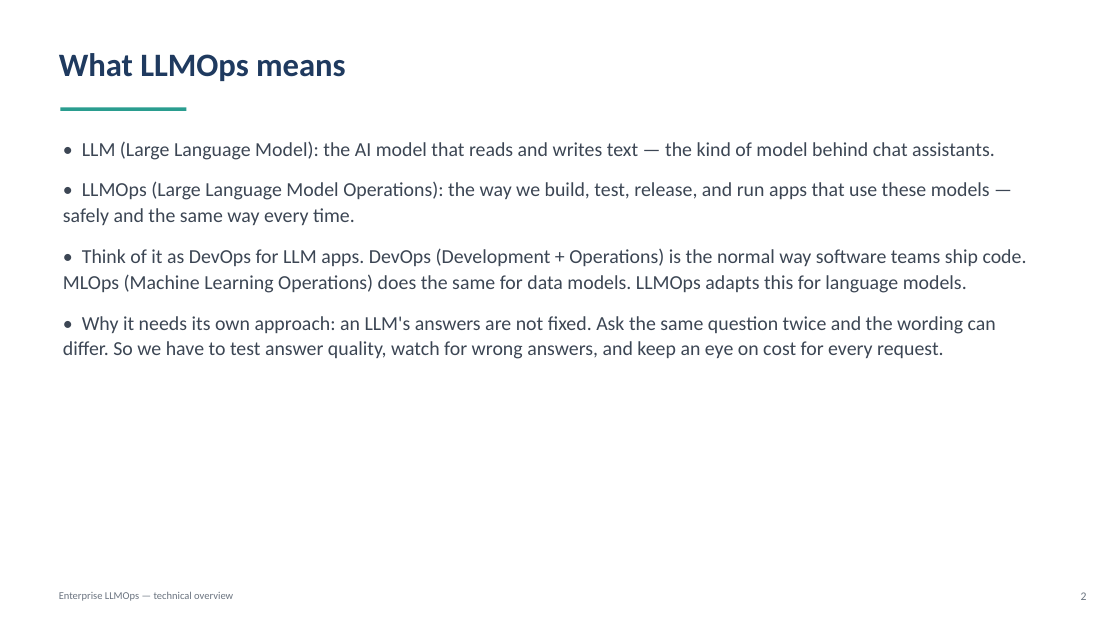
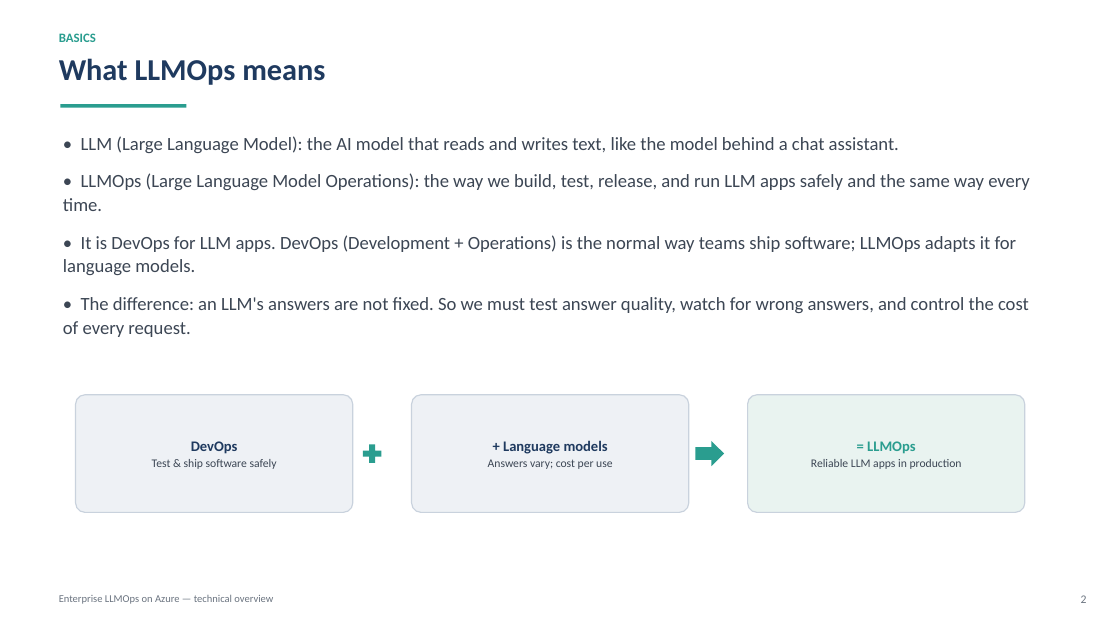
Before and after one commit to shyamanugu/LLMOps, a slide deck: slide 2 of presentation/LLMOps-Framework-Technical.pptx. Drawn at 1120x630 pixels with LibreOffice and Linux fonts; fonts in the diff are those of the drawing. Boxes give left, top, right and bottom in pixels: in the first picture for what was removed or moved away, otherwise in the second. Text is boxed around its words. In the diff, an @@ line names an element or a change of style, - is before the commit and + after.

```diff
--- a/presentation/LLMOps-Framework-Technical.pptx
+++ b/presentation/LLMOps-Framework-Technical.pptx
@@ text "What LLMOps means" at bbox=[59, 58, 325, 85]: size 28 to 26 pt @@
@@ text added at bbox=[59, 33, 96, 42], 11 pt, text #2A9D8F, bold @@
+BASICS
@@ rectangle: place and size @@
-rectangle at bbox=[60, 108, 187, 111]
+rectangle at bbox=[60, 104, 187, 108]
@@ text at bbox=[63, 136, 1030, 337]: text changed; size 17 to 16 pt @@
-• LLM (Large Language Model): the AI model that reads and writes text — the kind of model behind chat assistants.
-• LLMOps (Large Language Model Operations): the way we build, test, release, and run apps that use these models — safely and the same way every time.
-• Think of it as DevOps for LLM apps. DevOps (Development + Operations) is the normal way software teams ship code. MLOps (Machine Learning Operations) does the same for data models. LLMOps adapts this for language models.
-• Why it needs its own approach: an LLM's answers are not fixed. Ask the same question twice and the wording can differ. So we have to test answer quality, watch for wrong answers, and keep an eye on cost for every request.
+• LLM (Large Language Model): the AI model that reads and writes text, like the model behind a chat assistant.
+• LLMOps (Large Language Model Operations): the way we build, test, release, and run LLM apps safely and the same way every time.
+• It is DevOps for LLM apps. DevOps (Development + Operations) is the normal way teams ship software; LLMOps adapts it for language models.
+• The difference: an LLM's answers are not fixed. So we must test answer quality, watch for wrong answers, and control the cost of every request.
@@ rounded rectangle added at bbox=[76, 395, 353, 513], fill #EEF1F5, outline #C9D2DD 1 pt, 10 pt, text #3C4654 @@
+DevOps
+Test & ship software safely
@@ rounded rectangle added at bbox=[412, 395, 689, 513], fill #EEF1F5, outline #C9D2DD 1 pt, 10 pt, text #3C4654 @@
++ Language models
+Answers vary; cost per use
@@ rounded rectangle added at bbox=[748, 395, 1025, 513], fill #E9F3F0, outline #C9D2DD 1 pt, 10 pt, text #3C4654 @@
+= LLMOps
+Reliable LLM apps in production
@@ plus sign added at bbox=[360, 441, 385, 466], fill #2A9D8F @@
@@ right arrow added at bbox=[696, 441, 724, 466], fill #2A9D8F @@
@@ text at bbox=[59, 595, 273, 604]: text changed @@
-Enterprise LLMOps — technical overview
+Enterprise LLMOps on Azure — technical overview
```
Also in this commit, not shown: 6 other slides changed, 9 slides added, 8 slides removed, 1 other file.
